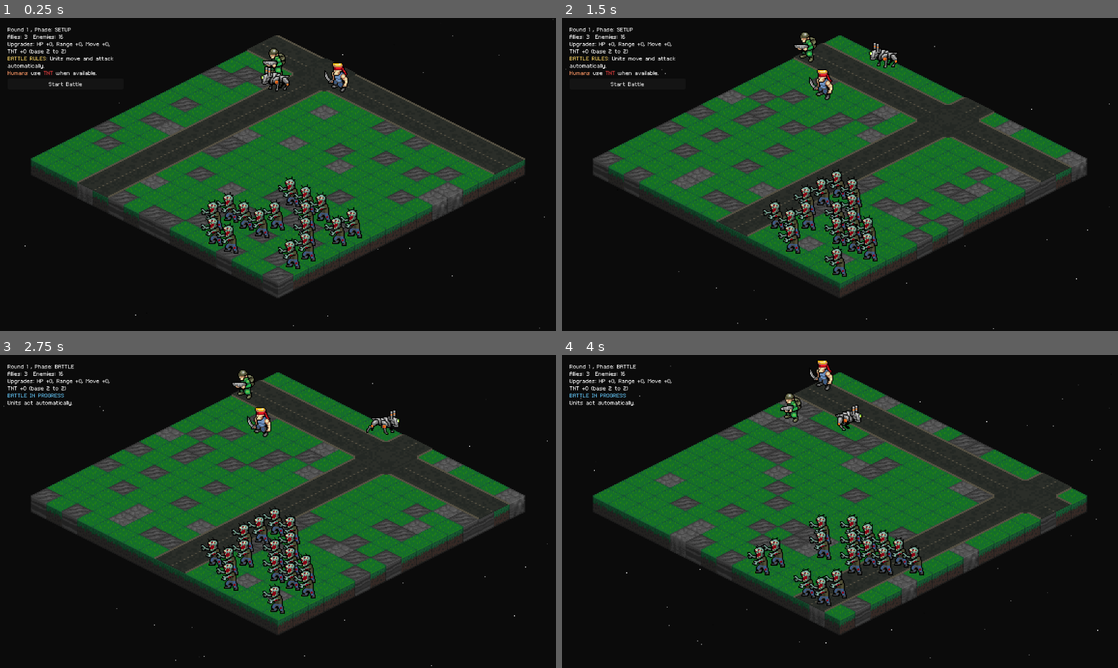
Above: before the commit, frames 1-4 (two rows, left to right).
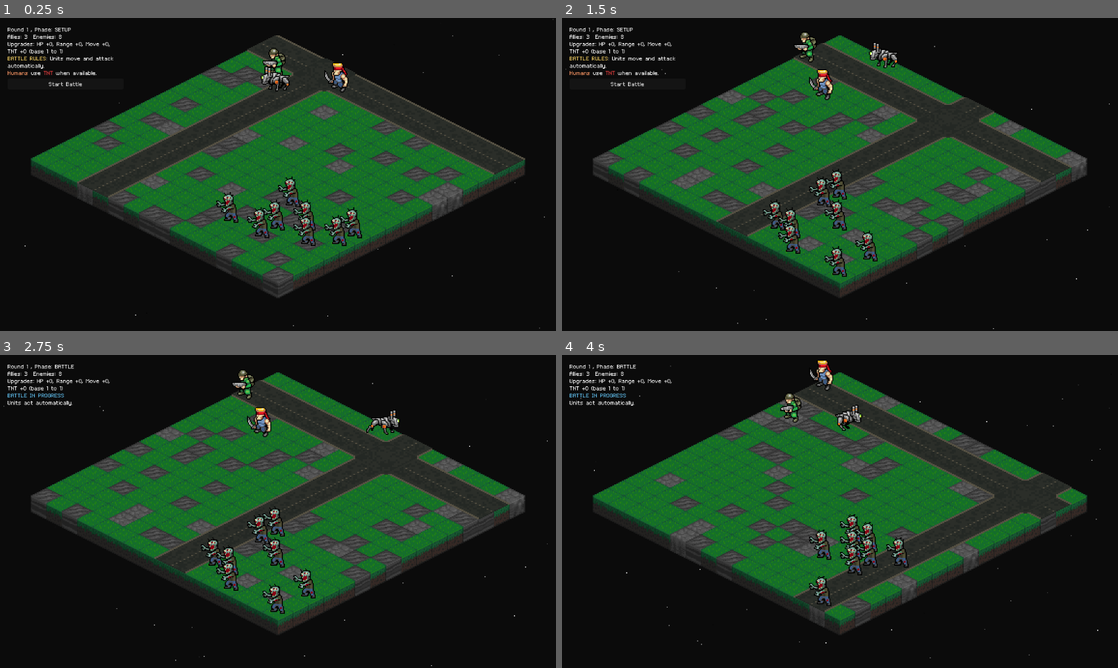
Above: after the commit, the same moments.

Repository: Tekknobot/MEKIII
Game: Godot game, scene res://scenes/Game.tscn
Two runs of this game, one before a commit and one after it. Both use one fixed random seed, a clock stepped at 60 frames per second and the inputs below.
Inputs (mouse positions are in pixels of both pictures, inside the frame that each line leads up to):
- Up to frame 1 (0.25 s): no input
- Up to frame 2 (1.5 s): click "Start Battle" at 0.5 s; tap Enter at 1.25 s; move the mouse to (962, 158) at 1.27 s; tap R at 1.35 s
- Up to frame 3 (2.75 s): click "Start Battle" at 2 s
- Up to frame 4 (4 s): move the mouse to (728, 527) at 2.77 s; tap R at 2.85 s; click "Start Battle" at 3.5 s

The runs differ from the first frame. In frame 1, 1.5% of the frame differs, in the area x 8-60%, y 5-81%; in frame 2, 1.2%; in frame 3, 1.3%; in frame 4, 1.5%.

Commit message:
Collateral damage causes flash hit.

Diff:
--- a/scenes/Game.tscn
+++ b/scenes/Game.tscn
@@ -246,13 +246,14 @@
 water_blobs = 1
 blob_steps = 2
 mech_count = 1
-zombie_count = 16
+zombie_count = 8
 human_scene = ExtResource("2_s0nni")
 human2_scene = ExtResource("3_1gdd5")
 mech_scene = ExtResource("3_aug50")
 zombie_scene = ExtResource("4_kyk2p")
 tnt_projectile_scene = ExtResource("5_attvq")
 tnt_explosion_scene = ExtResource("6_bneo8")
+tnt_damage = 1
 turn_manager = NodePath("TurnManager")
 sfx_human_attack = ExtResource("7_jbgew")
 sfx_zombie_attack = ExtResource("9_0bq3a")
@@ -269,6 +270,7 @@
 sfx_humantwo_die = ExtResource("10_jhsr3")
 sfx_dog_die = ExtResource("8_a85ww")
 laser_drop_scene = ExtResource("14_i4jil")
+orbital_hits = 1
 sfx_orbital_zap = ExtResource("15_jai3c")
 
 [node name="StarryNight" parent="." instance=ExtResource("20_sv1m6")]
--- a/scripts/game.gd
+++ b/scripts/game.gd
@@ -1931,6 +1931,11 @@
 		if is_instance_valid(z):
 			await z.take_damage(orbital_damage)
 
+			# ✅ flash on hit (only if still alive)
+			if is_instance_valid(z) and z.hp > 0:
+				play_sfx_poly(_sfx_hurt_for(z), z.global_position, -5.0)
+				await _flash_unit(z)
+
 		await get_tree().create_timer(orbital_delay).timeout
 
 func _spawn_orbital_beam(hit_pos: Vector2) -> void:
@@ -1943,7 +1948,7 @@
 
 	# tall vertical line centered on hit_pos
 	line.add_point(Vector2(hit_pos.x, hit_pos.y - orbital_beam_height_px))
-	line.add_point(Vector2(hit_pos.x, hit_pos.y + 16))
+	line.add_point(Vector2(hit_pos.x, hit_pos.y - 16))
 
 	add_child(line)
 
@@ -2271,11 +2276,19 @@
 	for v in victims:
 		if v == null or not is_instance_valid(v):
 			continue
+
 		var vref = weakref(v)
 		await v.take_damage(_get_tnt_damage())
+
 		var still := vref.get_ref() as Unit
 		if still == null or not is_instance_valid(still):
 			continue
+
+		# ✅ flash on hit (only if still alive)
+		if still.hp > 0:
+			play_sfx_poly(_sfx_hurt_for(still), still.global_position, -5.0)
+			await _flash_unit(still)
+
 
 	is_attacking_unit = false
 
--- a/scripts/human.gd
+++ b/scripts/human.gd
@@ -6,3 +6,4 @@
 	move_range = 4
 	attack_range = 4
 	attack_repeats = 1
+	hp = 3
--- a/scripts/humantwo.gd
+++ b/scripts/humantwo.gd
@@ -6,3 +6,4 @@
 	move_range = 4
 	attack_range = 1
 	attack_repeats = 1
+	hp = 4
--- a/scripts/zombie.gd
+++ b/scripts/zombie.gd
@@ -6,4 +6,4 @@
 	move_range = 3
 	attack_range = 1
 	attack_repeats = 2
-	hp = 1
+	hp = 2
